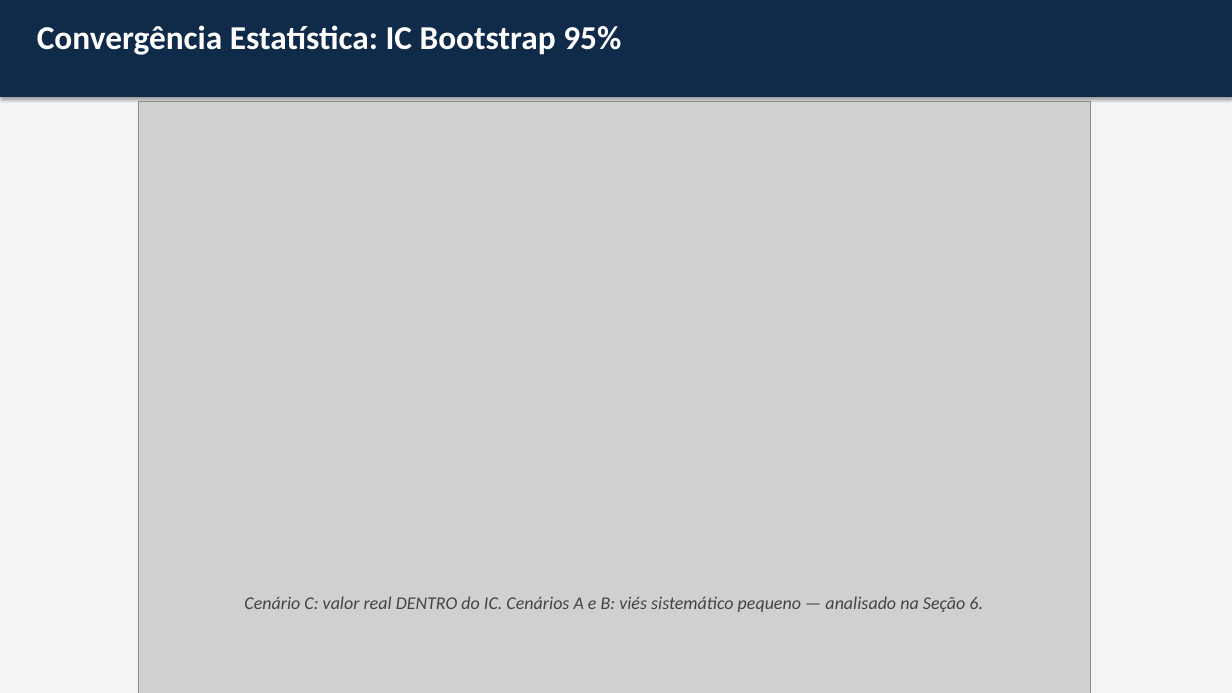
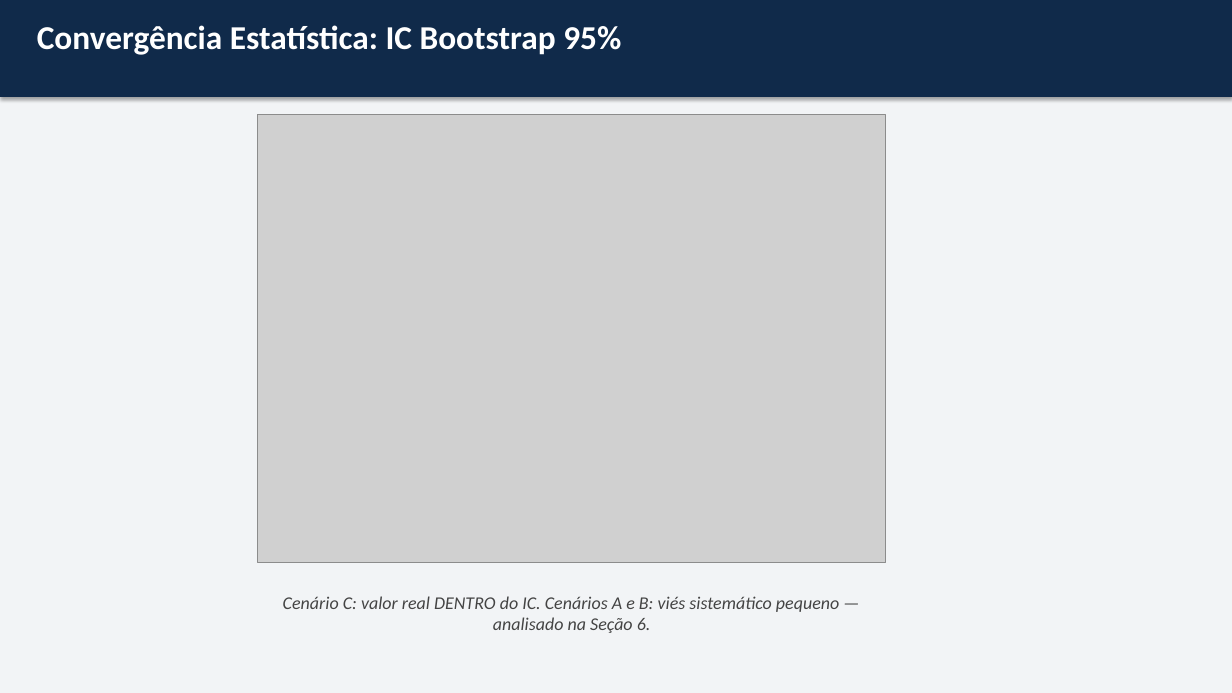
Before and after one commit to Anth0nYM/redes-de-computadores-dccmapi, a slide deck: slide 19 of paper/fase2_slides.pptx (slide 18 before the commit). Drawn at 1232x693 pixels with LibreOffice and Linux fonts; fonts in the diff are those of the drawing; grey boxes stand for pictures. Boxes give left, top, right and bottom in pixels: in the first picture for what was removed or moved away, otherwise in the second. Text is boxed around its words. In the diff, an @@ line names an element or a change of style, - is before the commit and + after.

```diff
--- a/paper/fase2_slides.pptx
+++ b/paper/fase2_slides.pptx
@@ picture: place and size @@
-picture at (139, 102, 1091, 693)
+picture at (258, 115, 885, 563)
@@ text "Cenário C: valor real DENTRO ..." rewrapped from (244, 596, 983, 612) to (283, 596, 839, 633) @@
```
Also in this commit, not shown: 11 other slides changed, 1 slide added, 3 other files.
